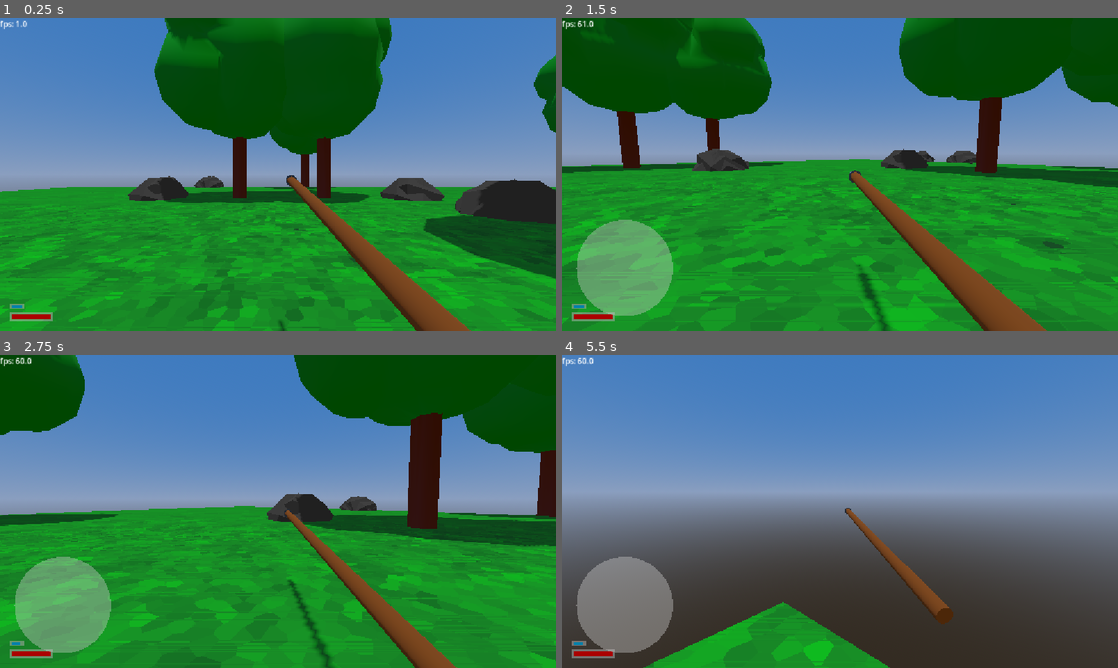
Above: before the commit, frames 1-4 (two rows, left to right).
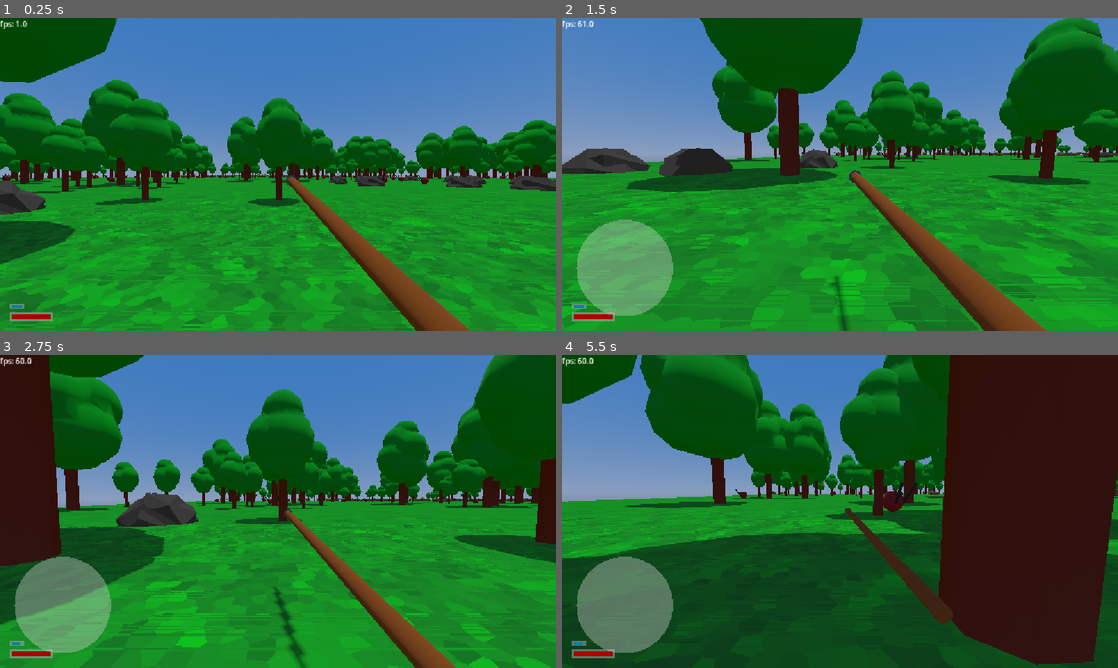
Above: after the commit, the same moments.

Repository: jmdejong/slibog
Game: Godot game, scene res://scenes/start.tscn
Same seed, same stepped clock (60 frames per second), same inputs: the game is played once before the commit and once after it.
Inputs (mouse positions are in pixels of both pictures, inside the frame that each line leads up to):
- Up to frame 1 (0.25 s): no input
- Up to frame 2 (1.5 s): move the mouse to (962, 158) at 0.52 s; hold D (right) 0.53-1.28 s; click (962, 158) at 0.6 s; move the mouse to (812, 174) at 1.27 s; hold W (forwards) from 1.28 s (still down); click (812, 174) at 1.35 s
- Up to frame 3 (2.75 s): keep holding W (forwards); move the mouse to (289, 505) at 2.02 s; hold Shift (sprint) from 2.03 s (still down); click (289, 505) at 2.3 s
- Up to frame 4 (5.5 s): keep holding W (forwards); move the mouse to (834, 517) at 2.77 s; release Shift (sprint) at 2.78 s; tap G (toggle_gravity) at 2.85 s; click (834, 517) at 3.05 s; move the mouse to (878, 514) at 3.52 s; click (878, 514) at 3.6 s; move the mouse to (795, 508) at 4.27 s; click (795, 508) at 4.35 s; move the mouse to (845, 511) at 5.02 s; hold Shift (sprint) from 5.03 s (still down); click (845, 511) at 5.3 s

The runs differ from the first frame. In frame 1, 53% of the frame differs, in the area x 0-100%, y 0-100%; in frame 2, 50%; in frame 3, 49%; in frame 4, 87%.

Commit message:
some state persistence

Diff:
--- a/code/levels/valley.gd
+++ b/code/levels/valley.gd
@@ -43,6 +43,7 @@
 		var spawn_tile: Vector2i = Vector2i(subtiles / 2, subtiles / 2)
 		var spawn_pos: Vector2 = area.position + tile_size * (Vector2(spawn_tile) + Vector2.ONE/2)
 		world.get_node("Spawn").position = Vector3(spawn_pos.x, 2, spawn_pos.y)
+		world.get_node("Spawn").rotation.y = PI * 5 / 4
 		for x: int in subtiles:
 			for y: int in subtiles:
 				var tile: Vector2i = Vector2i(x, y)
--- a/code/main.gd
+++ b/code/main.gd
@@ -16,16 +16,18 @@
 var level_selector: int = 0
 
 func _ready() -> void:
+	for i in classes.size():
+		if classes[i].scene_file_path == State.state.selected_class:
+			class_selector = i
+	for i in levels.size():
+		if levels[i].scene_file_path == State.state.selected_level:
+			level_selector = i
 	change_selected_class(0)
 	change_selected_level(0)
 
 func spawn_in_world() -> void:
-	var world: World = preload("res://scenes/world.tscn").instantiate()
-	var level: Node3D = selected_level().generate(randi())
-	world.add_child(level)
-	var player: Player = selected_class().player()
-	player.transform = level.get_node("Spawn").transform
-	world.set_player(player)
+	var world: World = World.setup(selected_class(), selected_level(), randi())
+	State.set_in_world(true)
 	get_tree().change_scene_to_node(world)
 
 func change_selected_class(d: int) -> void:
@@ -33,6 +35,7 @@
 	for child: Node in %ClassPreview.get_children():
 		child.queue_free()
 	%ClassPreview.add_child(selected_class().preview())
+	State.set_selected_class(selected_class())
 
 func selected_class() -> PlayerClass:
 	return classes[class_selector]
@@ -42,6 +45,7 @@
 	for child: Node in %LevelPreview.get_children():
 		child.queue_free()
 	%LevelPreview.add_child(selected_level().preview())
+	State.set_selected_level(selected_level())
 
 func selected_level() -> LevelBlueprint:
 	return levels[level_selector]
--- a/code/monster.gd
+++ b/code/monster.gd
@@ -116,12 +116,14 @@
 		else:
 			look_at(Vector3(target_pos.x, global_position.y, target_pos.z))
 			if global_position.distance_to(target_pos) <= attack_range:
-				#cooldown = attack_cooldown
-				behavior = Behavior.Attacking
-				$AnimationPlayer.play("attack")
-				start_attack()
-				await $AnimationPlayer.animation_finished
-				plan()
+				if target != null:
+					behavior = Behavior.Attacking
+					$AnimationPlayer.play("attack")
+					start_attack()
+					await $AnimationPlayer.animation_finished
+					plan()
+				else:
+					behavior = Behavior.Waiting
 			else:
 				behavior = Behavior.Walking
 				start_walk()
--- a/code/monsters/charger.gd
+++ b/code/monsters/charger.gd
@@ -5,6 +5,7 @@
 
 var is_charging: bool = false
 var cooldown: float = 0
+
 
 func charge() -> void:
 	walk_to(target_pos, charge_speed)
--- a/code/player.gd
+++ b/code/player.gd
@@ -106,6 +106,7 @@
 
 func die() -> void:
 	dead = true
+	State.set_in_world(false)
 	$AnimationPlayer.play("die")
 	await get_tree().create_timer(2).timeout
 	%InputControls.wants_pointer = false
--- a/code/start.gd
+++ b/code/start.gd
@@ -4,15 +4,18 @@
 #var generate_progress()
 
 func _ready() -> void:
-	world = load("res://scenes/world.tscn").instantiate()
-	generate_world.call_deferred()
+	#world = load("res://scenes/world.tscn").instantiate()
+	if State.is_in_world():
+		generate_world.call_deferred()
+	else:
+		get_tree().change_scene_to_file("res://scenes/main.tscn")
 
 func generate_world() -> void:
-	var level: Node3D = load("res://scenes/levels/valley.tscn").instantiate().generate(randi())
-	world.add_child(level)
-	var player: Player = load("res://scenes/player_classes/spearman.tscn").instantiate().player()
-	player.transform = level.get_node("Spawn").transform
-	world.set_player(player)
+	world = World.setup(
+		State.selected_class(),
+		State.selected_level(),
+		randi()
+	)
 	start_world.call_deferred()
 
 func start_world() -> void:
--- /dev/null
+++ b/code/state.gd
@@ -0,0 +1,64 @@
+extends Node
+
+const save_path: String = "user://state.json"
+const tmp_save_path: String = "user://state.json"
+
+
+
+class SaveState:
+	var unlocks: Array[StringName] = []
+	var selected_level: String = "res://scenes/levels/valley.tscn"
+	var selected_class: String = "res://scenes/player_classes/spearman.tscn"
+	var in_world: bool = true
+
+	static func from_variant(d: Dictionary) -> SaveState:
+		var save_state: SaveState = SaveState.new()
+		save_state.unlocks.assign(d.unlocks)
+		save_state.selected_level = d.selected_level
+		save_state.selected_class = d.selected_class
+		save_state.in_world = d.in_world
+		return save_state
+
+	func to_variant() -> Dictionary:
+		return {
+			"unlocks": unlocks,
+			"selected_level": selected_level,
+			"selected_class": selected_class,
+			"in_world": in_world
+		}
+
+@onready var state = load_state()
+
+func selected_level() -> LevelBlueprint:
+	return load(state.selected_level).instantiate()
+
+func selected_class() -> PlayerClass:
+	return load(state.selected_class).instantiate()
+
+func is_in_world() -> bool:
+	return state.in_world
+
+func set_selected_level(level: LevelBlueprint) -> void:
+	state.selected_level = level.scene_file_path
+	save_state.call_deferred()
+
+func set_selected_class(player_class: PlayerClass) -> void:
+	state.selected_class = player_class.scene_file_path
+	save_state.call_deferred()
+
+func set_in_world(w: bool) -> void:
+	state.in_world = w
+	save_state.call_deferred()
+
+func load_state() -> SaveState:
+	var file: FileAccess = FileAccess.open(save_path, FileAccess.READ)
+	if file == null:
+		return SaveState.new()
+	var content: String = file.get_as_text()
+	return SaveState.from_variant(JSON.parse_string(content))
+
+func save_state():
+	var text: String = JSON.stringify(state.to_variant())
+	var file: FileAccess = FileAccess.open(tmp_save_path, FileAccess.WRITE)
+	file.store_string(text)
+	DirAccess.rename_absolute(tmp_save_path, save_path)
--- a/code/world.gd
+++ b/code/world.gd
@@ -5,3 +5,13 @@
 	for child in $Players.get_children():
 		child.queue_free()
 	$Players.add_child(player)
+
+static func setup(player_class: PlayerClass, blueprint: LevelBlueprint, seed: int) -> World:
+	var world: World = preload("res://scenes/world.tscn").instantiate()
+	var level: Node3D = blueprint.generate(seed)
+	world.add_child(level)
+	var player: Player = player_class.player()
+	player.transform = level.get_node("Spawn").transform
+	world.set_player(player)
+	return world
+	#get_tree().change_scene_to_node(world)
--- a/project.godot
+++ b/project.godot
@@ -12,8 +12,13 @@
 
 config/name="slibog"
 run/main_scene="uid://bj6v8ob78apq3"
+config/use_custom_user_dir=true
 config/features=PackedStringArray("4.7", "GL Compatibility")
 config/icon="res://icon.svg"
+
+[autoload]
+
+State="*uid://s8heherv0j41"
 
 [display]
 
Not shown, added: code/state.gd.uid
